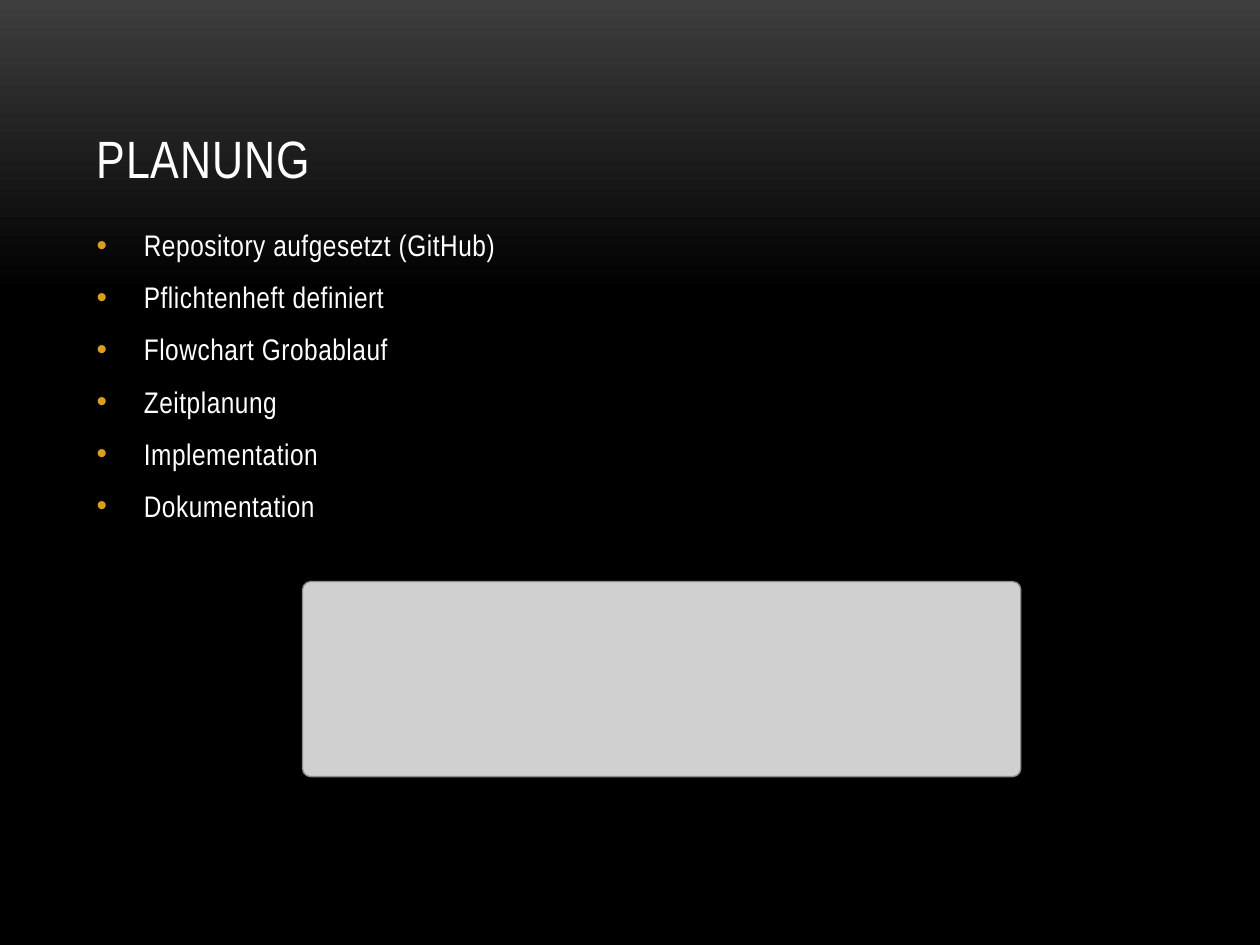
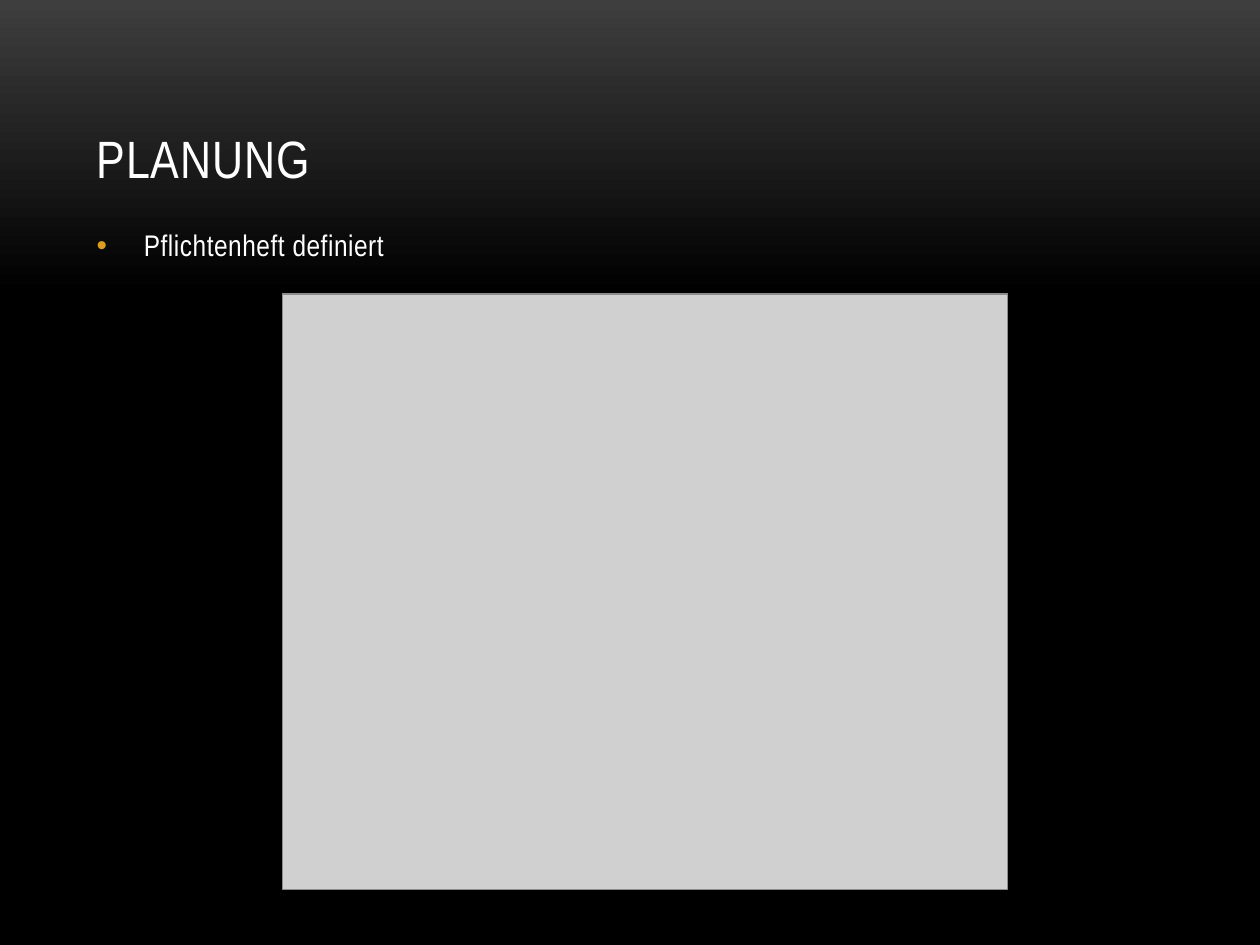
Before and after one commit to baertschi/Puzzle, a slide deck: slide 5 of Doku/Puzzle.pptx (slide 4 before the commit). Drawn at 1260x945 pixels with LibreOffice and Linux fonts; fonts in the diff are those of the drawing; grey boxes stand for pictures; background and template pictures are left out. Boxes give left, top, right and bottom in pixels: in the first picture for what was removed or moved away, otherwise in the second. Text is boxed around its words. In the diff, an @@ line names an element or a change of style, - is before the commit and + after.

Commit message:
added pictures to the ppt, modified Aufteilung.docx to the beginning

```diff
--- a/Doku/Puzzle.pptx
+++ b/Doku/Puzzle.pptx
@@ text at [144, 234, 495, 262]: paragraph removed @@
-• Repository aufgesetzt (GitHub)
@@ picture added at [282, 294, 1007, 888] @@
@@ text at [144, 338, 388, 518]: paragraphs removed @@
-• Flowchart Grobablauf
-• Zeitplanung
-• Implementation
-• Dokumentation
@@ picture removed at [302, 582, 1021, 777] @@
```
Also in this commit, not shown: 9 slides added, 1 other file.
